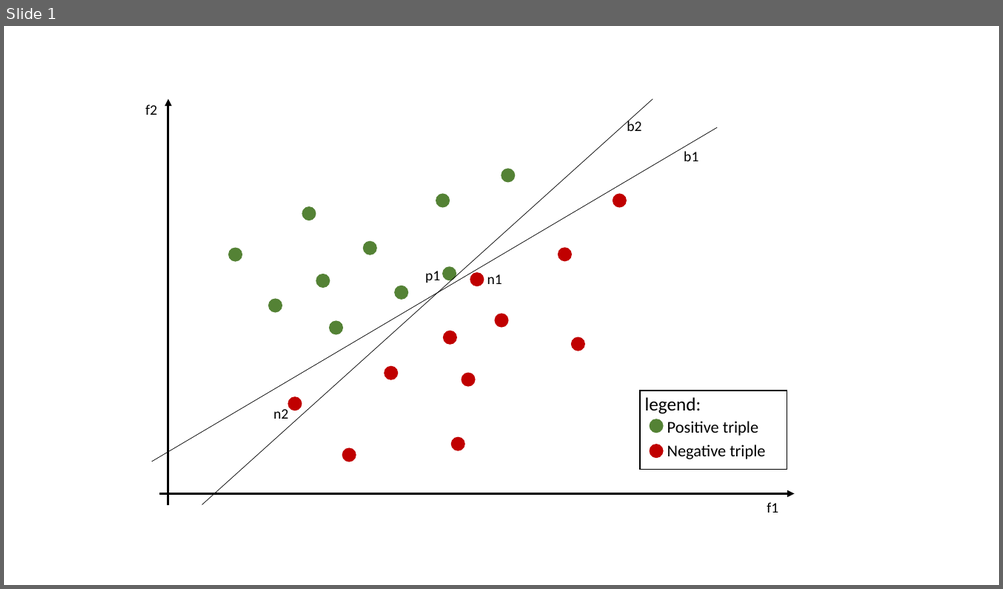
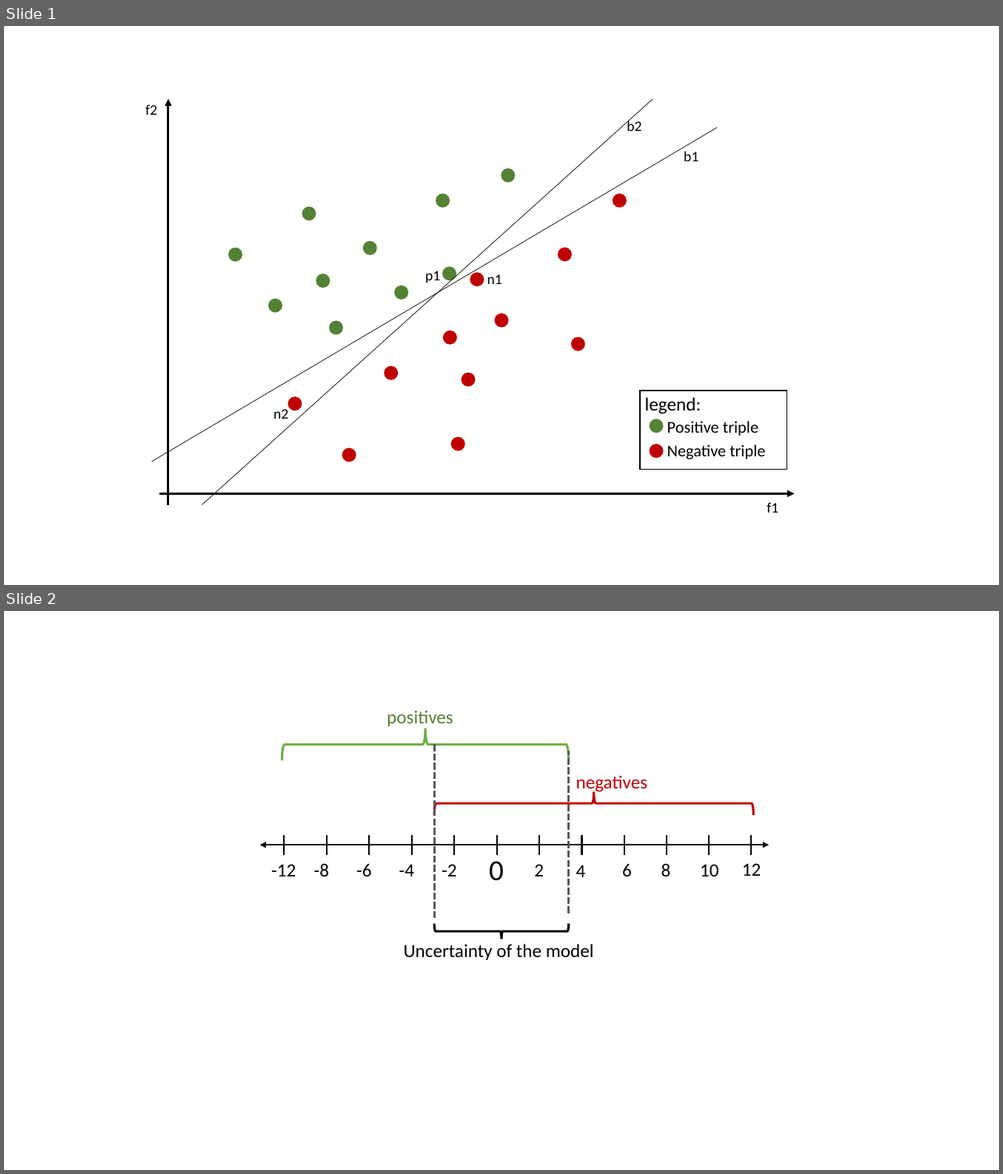
Before and after one commit to ChristophSc/master-thesis, a slide deck: writing/master-thesis/figures/Figures.pptx. Shown one above the other, each under a label of ours: slide 1 before the commit, slides 1 and 2 after it. The pictures are 1003x589 and 1003x1174 pixels, drawn with LibreOffice and Linux fonts; fonts in the diff are those of the drawing. Boxes give left, top, right and bottom in pixels: in the first picture for what was removed or moved away, otherwise in the second. Text is boxed around its words. In the diff, an @@ line names an element or a change of style, - is before the commit and + after.

Commit message:
chapter approach structured, score with uncertainty figure added

```diff
--- a/writing/master-thesis/figures/Figures.pptx
+++ b/writing/master-thesis/figures/Figures.pptx
@@ slide 2 added at box(4, 611, 999, 1170), background #FFFFFF @@
@@ text added at box(387, 710, 453, 726), 18 pt, text #548235 @@
+positives
@@ left brace added at box(282, 729, 569, 760), outline #70AD47 2.25 pt @@
@@ line added from (435, 918) to (435, 744), #595959 2.25 pt dashed @@
@@ line added from (569, 913) to (569, 752), #595959 2.25 pt dashed @@
@@ text added at box(576, 775, 648, 794), 18 pt, text #C00000 @@
+negatives
@@ left brace added at box(434, 792, 754, 815), outline #C00000 2.25 pt @@
@@ double arrow added from (260, 846) to (768, 846), #000000 1.5 pt @@
@@ line added from (284, 835) to (284, 855), #000000 1.5 pt @@
@@ line added from (327, 835) to (327, 855), #000000 1.5 pt @@
@@ line added from (369, 835) to (369, 855), #000000 1.5 pt @@
@@ line added from (412, 835) to (412, 855), #000000 1.5 pt @@
@@ line added from (454, 835) to (454, 855), #000000 1.5 pt @@
@@ line added from (496, 835) to (496, 855), #000000 1.5 pt @@
@@ line added from (539, 835) to (539, 855), #000000 1.5 pt @@
@@ line added from (581, 835) to (581, 855), #000000 1.5 pt @@
@@ line added from (624, 835) to (624, 855), #000000 1.5 pt @@
@@ line added from (666, 835) to (666, 855), #000000 1.5 pt @@
@@ line added from (709, 835) to (709, 855), #000000 1.5 pt @@
@@ line added from (751, 835) to (751, 855), #000000 1.5 pt @@
@@ text added at box(271, 864, 296, 877), 18 pt, text #000000 @@
+-12
@@ text added at box(314, 863, 329, 877), 18 pt, text #000000 @@
+-8
@@ text added at box(356, 864, 371, 877), 18 pt, text #000000 @@
+-6
@@ text added at box(399, 864, 414, 877), 18 pt, text #000000 @@
+-4
@@ text added at box(441, 864, 456, 877), 18 pt, text #000000 @@
+-2
@@ text added at box(489, 861, 504, 881), 28 pt, text #000000 @@
+0
@@ text added at box(534, 864, 543, 877), 18 pt, text #000000 @@
+2
@@ text added at box(576, 865, 586, 877), 18 pt, text #000000 @@
+4
@@ text added at box(622, 864, 632, 877), 18 pt, text #000000 @@
+6
@@ text added at box(661, 863, 671, 877), 18 pt, text #000000 @@
+8
@@ text added at box(700, 864, 719, 877), 18 pt, text #000000 @@
+10
@@ text added at box(742, 863, 761, 876), 18 pt, text #000000 @@
+12
@@ left brace added at box(434, 924, 569, 940), outline #000000 2.25 pt @@
@@ text added at box(404, 944, 594, 960), 18 pt, text #000000 @@
+Uncertainty of the model
```
Also in this commit, not shown: 13 other files.
